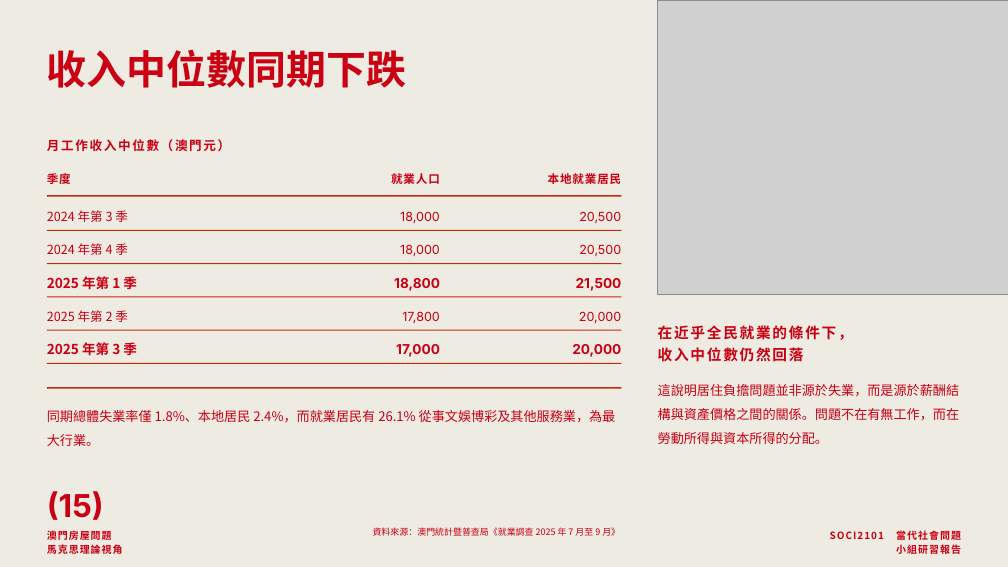
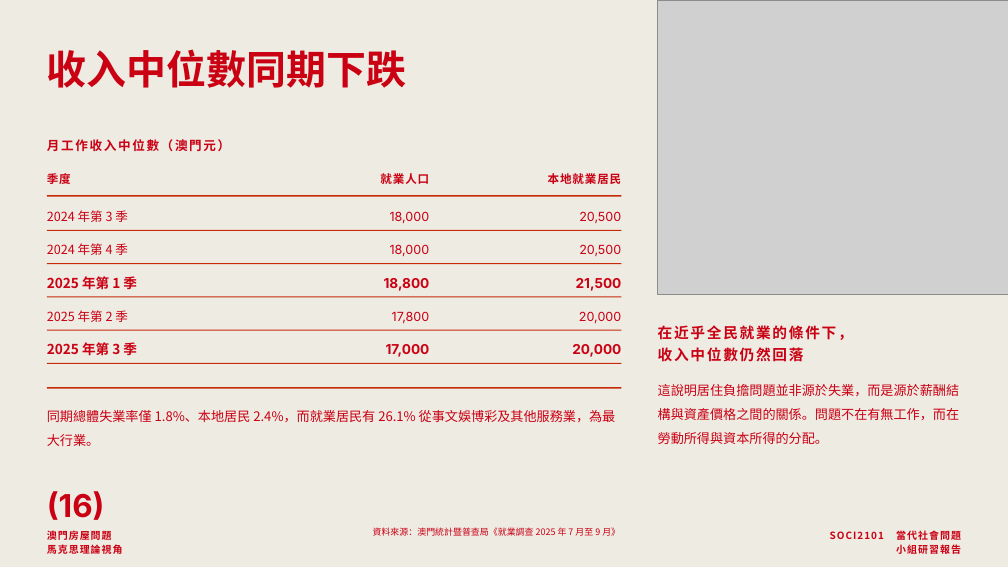
Before and after one commit to lammkiii/-, a slide deck: slide 16 of macau-housing-report/澳門房屋問題-小組研習報告.pptx (slide 15 before the commit). Drawn at 1008x567 pixels with LibreOffice and Linux fonts; fonts in the diff are those of the drawing; grey boxes stand for pictures. Boxes give left, top, right and bottom in pixels: in the first picture for what was removed or moved away, otherwise in the second. Text is boxed around its words. In the diff, an @@ line names an element or a change of style, - is before the commit and + after.

```diff
--- a/macau-housing-report/澳門房屋問題-小組研習報告.pptx
+++ b/macau-housing-report/澳門房屋問題-小組研習報告.pptx
@@ text "就業人口": place and size @@
-text "就業人口" at bbox=[391, 173, 440, 184]
+text "就業人口" at bbox=[380, 173, 429, 184]
@@ text "18,000": place and size @@
-text "18,000" at bbox=[400, 211, 440, 223]
+text "18,000" at bbox=[390, 211, 430, 223]
@@ text "18,000": place and size @@
-text "18,000" at bbox=[400, 244, 440, 256]
+text "18,000" at bbox=[390, 244, 430, 256]
@@ text "18,800": place and size @@
-text "18,800" at bbox=[394, 278, 440, 291]
+text "18,800" at bbox=[384, 278, 430, 291]
@@ text "17,800": place and size @@
-text "17,800" at bbox=[402, 311, 440, 323]
+text "17,800" at bbox=[392, 311, 430, 324]
@@ text "17,000": place and size @@
-text "17,000" at bbox=[396, 344, 440, 357]
+text "17,000" at bbox=[386, 344, 430, 357]
@@ text at bbox=[47, 491, 105, 520]: text changed @@
-(15)
+(16)
```
Also in this commit, not shown: 40 other slides changed, 2 slides added, 8 other files.
